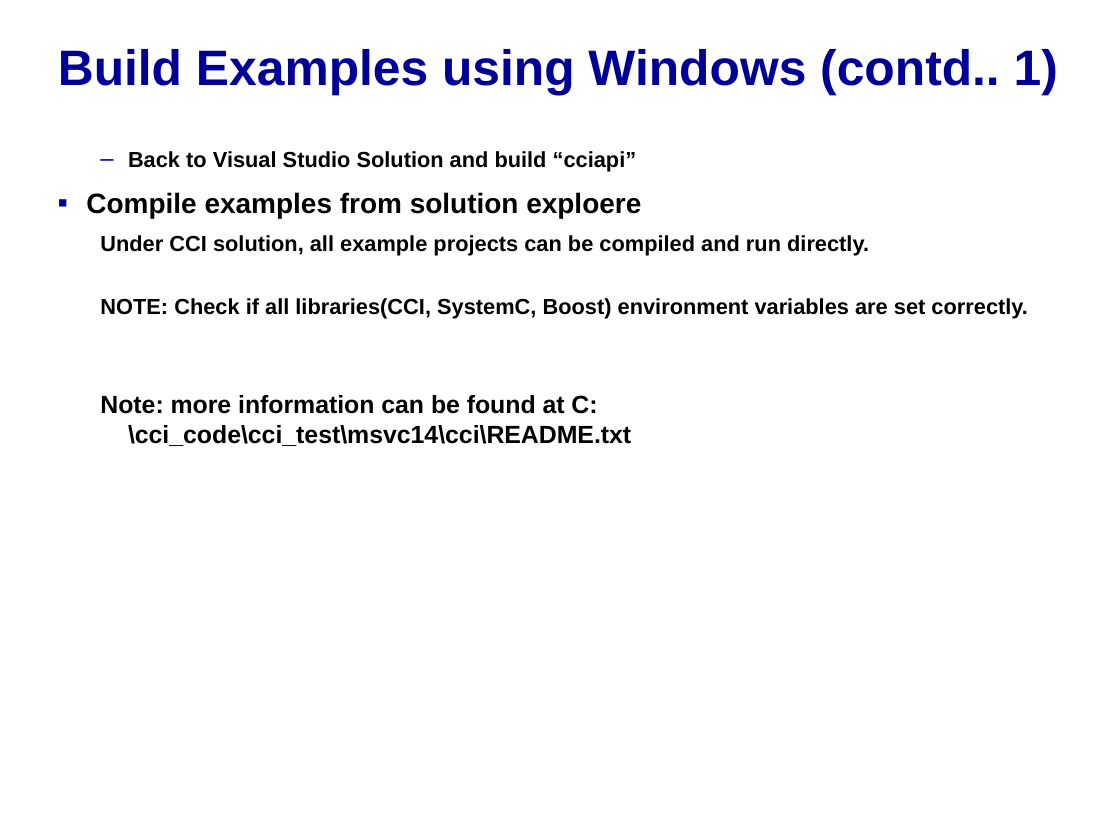
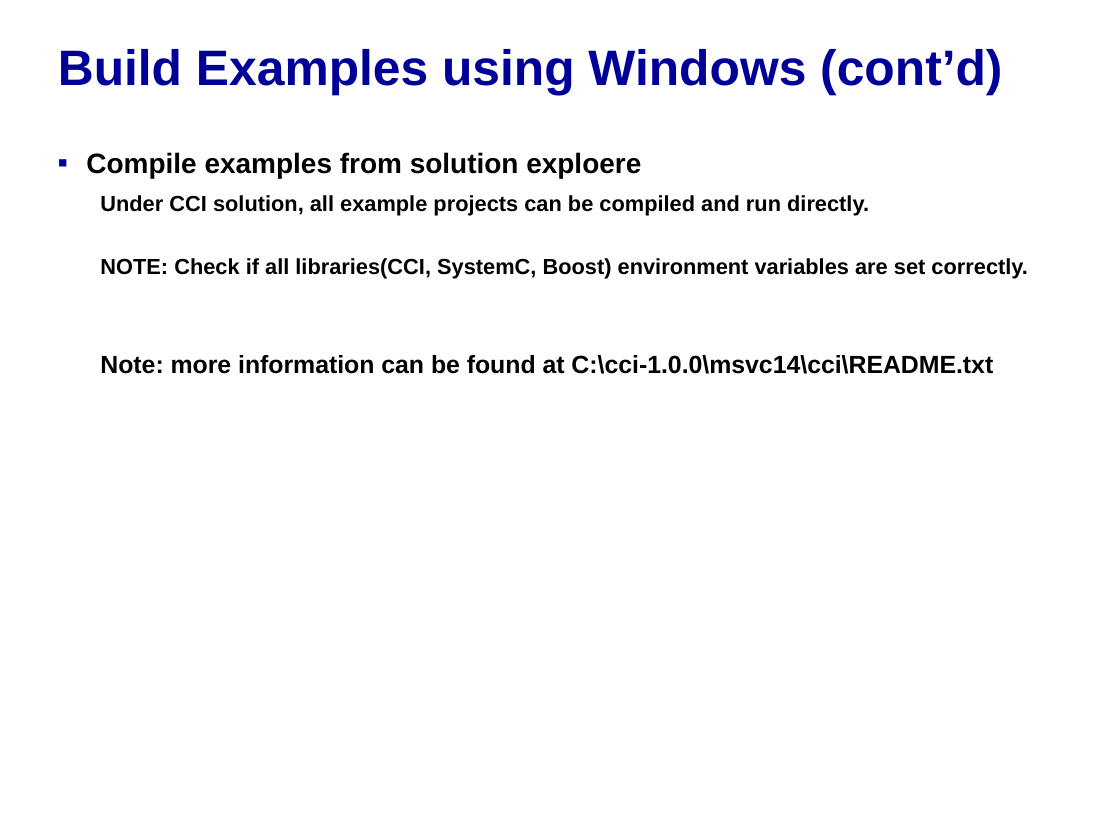
Before and after one commit to accellera-official/cci, a slide deck: slide 6 of examples/Compile_and_Run_CCI_Examples.ppt. Drawn at 1120x840 pixels with LibreOffice and Linux fonts; fonts in the diff are those of the drawing; background and template pictures are left out. Boxes give left, top, right and bottom in pixels: in the first picture for what was removed or moved away, otherwise in the second. Text is boxed around its words. In the diff, an @@ line names an element or a change of style, - is before the commit and + after.

Commit message:
Update READMEs for the 1.0 release.

```diff
--- a/examples/Compile_and_Run_CCI_Examples.ppt
+++ b/examples/Compile_and_Run_CCI_Examples.ppt
@@ title at box(58, 49, 1002, 95): text changed @@
-Build Examples using Windows (contd.. 1)
+Build Examples using Windows (cont’d)
@@ text at box(128, 151, 637, 172): paragraph removed @@
-  – Back to Visual Studio Solution and build “cciapi”
@@ text at box(100, 195, 1028, 279): indent changed @@
@@ text at box(100, 355, 993, 374): text changed @@
-  Note: more information can be found at C:\cci_code\cci_test\msvc14\cci\README.txt
+  Note: more information can be found at C:\cci-1.0.0\msvc14\cci\README.txt
```
Also in this commit, not shown: 3 other slides changed, 4 other files.
